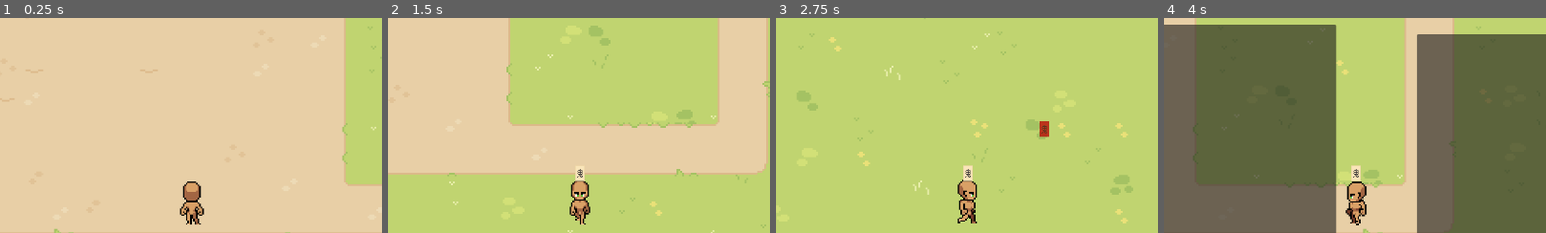
Above: before the commit, frames 1-4 (left to right).
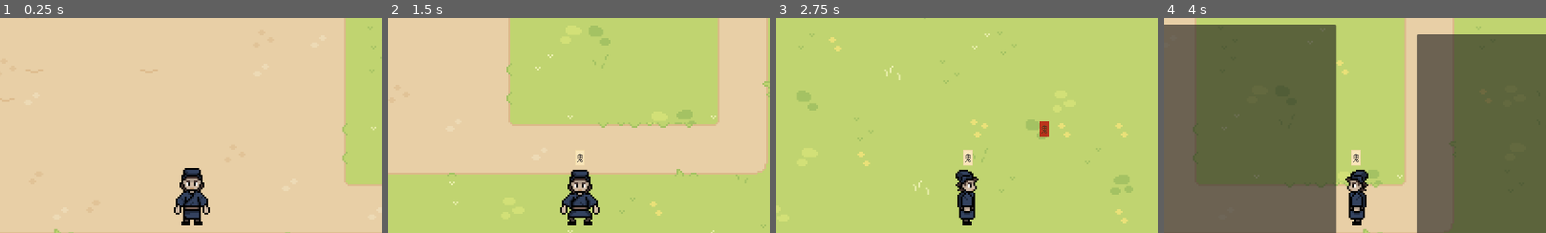
Above: after the commit, the same moments.

Repository: FennecKii/Pixel-Game-Jam-2025
Game: Godot game, scene res://Maps/Map 1/map_1.tscn
The game is run twice, just before and just after one commit, with the same random seed, the same clock (stepped at 60 frames per second) and the same inputs.
Inputs (mouse positions are % of the whole screen's width and height, from its top left):
- Up to frame 1 (0.25 s): no input
- Up to frame 2 (1.5 s): hold D (Right) 0.53-1.28 s; tap 1 (Equip Bell) at 0.6 s; move the mouse to (30, 55) at 1.27 s; hold S (Down) from 1.28 s (still down); tap 2 (Equip Ofuda) at 1.35 s
- Up to frame 3 (2.75 s): move the mouse to (60, 28) at 2.02 s; release S (Down) at 2.03 s; hold D (Right) from 2.03 s (still down); tap E (Interact) at 2.1 s
- Up to frame 4 (4 s): move the mouse to (45, 70) at 2.77 s; release D (Right) at 2.78 s; hold W (Up) 2.78-3.53 s; click (45, 70) at 2.85 s; move the mouse to (80, 65) at 3.52 s; hold A (Left) from 3.53 s (still down); tap J (toggle_journal) at 3.6 s
The pictures show only the part of the screen within x 25-75%, y 2-52%; the shares and areas given below are measured in that part.

The runs differ from the first frame. In frame 1, 1.6% of the frame differs, in the area x 45-55%, y 69-97%; in frame 2, 1.7%, in the area x 45-56%, y 63-97%; in frame 3, 1.4%; in frame 4, 1.3%.

Commit message:
player sprites and animations configured

Diff:
--- a/Player/player.tscn
+++ b/Player/player.tscn
@@ -1,146 +1,92 @@
-[gd_scene load_steps=68 format=3 uid="uid://dvs2smsibprdv"]
+[gd_scene load_steps=56 format=3 uid="uid://dvs2smsibprdv"]
 
 [ext_resource type="Texture2D" uid="uid://ps2c2oyuy552" path="res://Player/Animations/Idle/Idle_Down-Sheet.png" id="1_fhl08"]
 [ext_resource type="Script" uid="uid://cy6m8glbgkhs4" path="res://Player/player.gd" id="1_vtle1"]
 [ext_resource type="Texture2D" uid="uid://buw4e276j2far" path="res://Player/Animations/Idle/Idle_Side-Sheet.png" id="2_vtle1"]
 [ext_resource type="Texture2D" uid="uid://clogk5ps7e2if" path="res://Player/Animations/Idle/Idle_Up-Sheet.png" id="3_od3ui"]
-[ext_resource type="Texture2D" uid="uid://btieqhc4gnwr0" path="res://Player/Animations/Walk/Walk_Down-Sheet.png" id="4_00tjw"]
-[ext_resource type="Texture2D" uid="uid://cfpf1ay8dx1au" path="res://Player/Animations/Walk/Walk_Side-Sheet.png" id="5_x3vf3"]
-[ext_resource type="Texture2D" uid="uid://60lhd6s4rh1j" path="res://Player/Animations/Walk/Walk_Up-Sheet.png" id="6_apopc"]
+[ext_resource type="Texture2D" uid="uid://btieqhc4gnwr0" path="res://Player/Animations/Walk/Run_Down-Sheet.png" id="5_apopc"]
+[ext_resource type="Texture2D" uid="uid://cfpf1ay8dx1au" path="res://Player/Animations/Walk/Run_Side-Sheet.png" id="6_5htga"]
+[ext_resource type="Texture2D" uid="uid://60lhd6s4rh1j" path="res://Player/Animations/Walk/Run_Up-Sheet.png" id="7_p5o4e"]
 [ext_resource type="PackedScene" uid="uid://bs87s8ufsum54" path="res://Items/Bell/bell.tscn" id="8_00tjw"]
 [ext_resource type="PackedScene" uid="uid://bueua6lfoyef6" path="res://UI/HUD.tscn" id="8_od3ui"]
 [ext_resource type="PackedScene" uid="uid://c50xxvlfo42jg" path="res://Items/Ofuda/ofuda.tscn" id="9_x3vf3"]
 [ext_resource type="Texture2D" uid="uid://861cr3llkvgy" path="res://Items/Ofuda/Ofuda (PGJ 2025).png" id="10_apopc"]
 
-[sub_resource type="AtlasTexture" id="AtlasTexture_5htga"]
-atlas = ExtResource("1_fhl08")
-region = Rect2(0, 0, 64, 64)
-
-[sub_resource type="AtlasTexture" id="AtlasTexture_p5o4e"]
-atlas = ExtResource("1_fhl08")
-region = Rect2(64, 0, 64, 64)
-
 [sub_resource type="AtlasTexture" id="AtlasTexture_gu6f8"]
 atlas = ExtResource("1_fhl08")
-region = Rect2(128, 0, 64, 64)
+region = Rect2(0, 0, 32, 32)
 
 [sub_resource type="AtlasTexture" id="AtlasTexture_dkpta"]
 atlas = ExtResource("1_fhl08")
-region = Rect2(192, 0, 64, 64)
+region = Rect2(32, 0, 32, 32)
 
 [sub_resource type="AtlasTexture" id="AtlasTexture_lfmf2"]
 atlas = ExtResource("2_vtle1")
-region = Rect2(0, 0, 64, 64)
+region = Rect2(0, 0, 32, 32)
 
 [sub_resource type="AtlasTexture" id="AtlasTexture_pisgm"]
 atlas = ExtResource("2_vtle1")
-region = Rect2(64, 0, 64, 64)
+region = Rect2(32, 0, 32, 32)
 
 [sub_resource type="AtlasTexture" id="AtlasTexture_b1ygp"]
-atlas = ExtResource("2_vtle1")
-region = Rect2(128, 0, 64, 64)
+atlas = ExtResource("3_od3ui")
+region = Rect2(0, 0, 32, 32)
 
 [sub_resource type="AtlasTexture" id="AtlasTexture_o28un"]
-atlas = ExtResource("2_vtle1")
-region = Rect2(192, 0, 64, 64)
+atlas = ExtResource("3_od3ui")
+region = Rect2(32, 0, 32, 32)
 
 [sub_resource type="AtlasTexture" id="AtlasTexture_n471f"]
-atlas = ExtResource("3_od3ui")
-region = Rect2(0, 0, 64, 64)
+atlas = ExtResource("5_apopc")
+region = Rect2(0, 0, 32, 32)
 
 [sub_resource type="AtlasTexture" id="AtlasTexture_7emwf"]
-atlas = ExtResource("3_od3ui")
-region = Rect2(64, 0, 64, 64)
+atlas = ExtResource("5_apopc")
+region = Rect2(32, 0, 32, 32)
 
 [sub_resource type="AtlasTexture" id="AtlasTexture_hshwv"]
-atlas = ExtResource("3_od3ui")
-region = Rect2(128, 0, 64, 64)
+atlas = ExtResource("5_apopc")
+region = Rect2(64, 0, 32, 32)
 
 [sub_resource type="AtlasTexture" id="AtlasTexture_gpjlu"]
-atlas = ExtResource("3_od3ui")
-region = Rect2(192, 0, 64, 64)
+atlas = ExtResource("5_apopc")
+region = Rect2(96, 0, 32, 32)
+
+[sub_resource type="AtlasTexture" id="AtlasTexture_sm0op"]
+atlas = ExtResource("6_5htga")
+region = Rect2(0, 0, 32, 32)
 
 [sub_resource type="AtlasTexture" id="AtlasTexture_8mwp6"]
-atlas = ExtResource("4_00tjw")
-region = Rect2(0, 0, 64, 64)
+atlas = ExtResource("6_5htga")
+region = Rect2(32, 0, 32, 32)
 
 [sub_resource type="AtlasTexture" id="AtlasTexture_qemgg"]
-atlas = ExtResource("4_00tjw")
-region = Rect2(64, 0, 64, 64)
+atlas = ExtResource("6_5htga")
+region = Rect2(64, 0, 32, 32)
 
 [sub_resource type="AtlasTexture" id="AtlasTexture_8viyr"]
-atlas = ExtResource("4_00tjw")
-region = Rect2(128, 0, 64, 64)
-
-[sub_resource type="AtlasTexture" id="AtlasTexture_sm0op"]
-atlas = ExtResource("4_00tjw")
-region = Rect2(192, 0, 64, 64)
+atlas = ExtResource("6_5htga")
+region = Rect2(96, 0, 32, 32)
+
+[sub_resource type="AtlasTexture" id="AtlasTexture_bbimk"]
+atlas = ExtResource("7_p5o4e")
+region = Rect2(0, 0, 32, 32)
 
 [sub_resource type="AtlasTexture" id="AtlasTexture_76lrf"]
-atlas = ExtResource("4_00tjw")
-region = Rect2(256, 0, 64, 64)
+atlas = ExtResource("7_p5o4e")
+region = Rect2(32, 0, 32, 32)
 
 [sub_resource type="AtlasTexture" id="AtlasTexture_efx54"]
-atlas = ExtResource("4_00tjw")
-region = Rect2(320, 0, 64, 64)
+atlas = ExtResource("7_p5o4e")
+region = Rect2(64, 0, 32, 32)
 
 [sub_resource type="AtlasTexture" id="AtlasTexture_755ss"]
-atlas = ExtResource("5_x3vf3")
-region = Rect2(0, 0, 64, 64)
-
-[sub_resource type="AtlasTexture" id="AtlasTexture_bbimk"]
-atlas = ExtResource("5_x3vf3")
-region = Rect2(64, 0, 64, 64)
-
-[sub_resource type="AtlasTexture" id="AtlasTexture_m0h3t"]
-atlas = ExtResource("5_x3vf3")
-region = Rect2(128, 0, 64, 64)
-
-[sub_resource type="AtlasTexture" id="AtlasTexture_i4o1l"]
-atlas = ExtResource("5_x3vf3")
-region = Rect2(192, 0, 64, 64)
-
-[sub_resource type="AtlasTexture" id="AtlasTexture_j2n6q"]
-atlas = ExtResource("5_x3vf3")
-region = Rect2(256, 0, 64, 64)
-
-[sub_resource type="AtlasTexture" id="AtlasTexture_c6x0f"]
-atlas = ExtResource("5_x3vf3")
-region = Rect2(320, 0, 64, 64)
-
-[sub_resource type="AtlasTexture" id="AtlasTexture_jp1hh"]
-atlas = ExtResource("6_apopc")
-region = Rect2(0, 0, 64, 64)
-
-[sub_resource type="AtlasTexture" id="AtlasTexture_qs4pp"]
-atlas = ExtResource("6_apopc")
-region = Rect2(64, 0, 64, 64)
-
-[sub_resource type="AtlasTexture" id="AtlasTexture_iyprq"]
-atlas = ExtResource("6_apopc")
-region = Rect2(128, 0, 64, 64)
-
-[sub_resource type="AtlasTexture" id="AtlasTexture_f4lon"]
-atlas = ExtResource("6_apopc")
-region = Rect2(192, 0, 64, 64)
-
-[sub_resource type="AtlasTexture" id="AtlasTexture_8ynux"]
-atlas = ExtResource("6_apopc")
-region = Rect2(256, 0, 64, 64)
-
-[sub_resource type="AtlasTexture" id="AtlasTexture_d30e8"]
-atlas = ExtResource("6_apopc")
-region = Rect2(320, 0, 64, 64)
+atlas = ExtResource("7_p5o4e")
+region = Rect2(96, 0, 32, 32)
 
 [sub_resource type="SpriteFrames" id="SpriteFrames_6pogt"]
 animations = [{
 "frames": [{
-"duration": 1.0,
-"texture": SubResource("AtlasTexture_5htga")
-}, {
-"duration": 1.0,
-"texture": SubResource("AtlasTexture_p5o4e")
-}, {
 "duration": 1.0,
 "texture": SubResource("AtlasTexture_gu6f8")
 }, {
@@ -157,12 +103,6 @@
 }, {
 "duration": 1.0,
 "texture": SubResource("AtlasTexture_pisgm")
-}, {
-"duration": 1.0,
-"texture": SubResource("AtlasTexture_b1ygp")
-}, {
-"duration": 1.0,
-"texture": SubResource("AtlasTexture_o28un")
 }],
 "loop": true,
 "name": &"idle_side",
@@ -170,16 +110,10 @@
 }, {
 "frames": [{
 "duration": 1.0,
-"texture": SubResource("AtlasTexture_n471f")
-}, {
-"duration": 1.0,
-"texture": SubResource("AtlasTexture_7emwf")
-}, {
-"duration": 1.0,
-"texture": SubResource("AtlasTexture_hshwv")
-}, {
-"duration": 1.0,
-"texture": SubResource("AtlasTexture_gpjlu")
+"texture": SubResource("AtlasTexture_b1ygp")
+}, {
+"duration": 1.0,
+"texture": SubResource("AtlasTexture_o28un")
 }],
 "loop": true,
 "name": &"idle_up",
@@ -187,71 +121,53 @@
 }, {
 "frames": [{
 "duration": 1.0,
-"texture": SubResource("AtlasTexture_8mwp6")
-}, {
-"duration": 1.0,
-"texture": SubResource("AtlasTexture_qemgg")
-}, {
-"duration": 1.0,
-"texture": SubResource("AtlasTexture_8viyr")
-}, {
-"duration": 1.0,
-"texture": SubResource("AtlasTexture_sm0op")
-}, {
-"duration": 1.0,
-"texture": SubResource("AtlasTexture_76lrf")
-}, {
-"duration": 1.0,
-"texture": SubResource("AtlasTexture_efx54")
+"texture": SubResource("AtlasTexture_n471f")
+}, {
+"duration": 1.0,
+"texture": SubResource("AtlasTexture_7emwf")
+}, {
+"duration": 1.0,
+"texture": SubResource("AtlasTexture_hshwv")
+}, {
+"duration": 1.0,
+"texture": SubResource("AtlasTexture_gpjlu")
 }],
 "loop": true,
-"name": &"walk_down",
+"name": &"run_down",
 "speed": 5.0
 }, {
 "frames": [{
 "duration": 1.0,
-"texture": SubResource("AtlasTexture_755ss")
-}, {
-"duration": 1.0,
-"texture": SubResource("AtlasTexture_bbimk")
-}, {
-"duration": 1.0,
-"texture": SubResource("AtlasTexture_m0h3t")
-}, {
-"duration": 1.0,
-"texture": SubResource("AtlasTexture_i4o1l")
-}, {
-"duration": 1.0,
-"texture": SubResource("AtlasTexture_j2n6q")
-}, {
-"duration": 1.0,
-"texture": SubResource("AtlasTexture_c6x0f")
+"texture": SubResource("AtlasTexture_sm0op")
+}, {
+"duration": 1.0,
+"texture": SubResource("AtlasTexture_8mwp6")
+}, {
+"duration": 1.0,
+"texture": SubResource("AtlasTexture_qemgg")
+}, {
+"duration": 1.0,
+"texture": SubResource("AtlasTexture_8viyr")
 }],
 "loop": true,
-"name": &"walk_side",
+"name": &"run_side",
 "speed": 5.0
 }, {
 "frames": [{
 "duration": 1.0,
-"texture": SubResource("AtlasTexture_jp1hh")
-}, {
-"duration": 1.0,
-"texture": SubResource("AtlasTexture_qs4pp")
-}, {
-"duration": 1.0,
-"texture": SubResource("AtlasTexture_iyprq")
-}, {
-"duration": 1.0,
-"texture": SubResource("AtlasTexture_f4lon")
-}, {
-"duration": 1.0,
-"texture": SubResource("AtlasTexture_8ynux")
-}, {
-"duration": 1.0,
-"texture": SubResource("AtlasTexture_d30e8")
+"texture": SubResource("AtlasTexture_bbimk")
+}, {
+"duration": 1.0,
+"texture": SubResource("AtlasTexture_76lrf")
+}, {
+"duration": 1.0,
+"texture": SubResource("AtlasTexture_efx54")
+}, {
+"duration": 1.0,
+"texture": SubResource("AtlasTexture_755ss")
 }],
 "loop": true,
-"name": &"walk_up",
+"name": &"run_up",
 "speed": 5.0
 }]
 
@@ -287,9 +203,9 @@
 
 [sub_resource type="Animation" id="Animation_vtle1"]
 resource_name = "idle_down"
-length = 0.80002
+length = 0.500025
 loop_mode = 1
-step = 0.2
+step = 0.25
 tracks/0/type = "value"
 tracks/0/imported = false
 tracks/0/enabled = true
@@ -309,17 +225,17 @@
 tracks/1/interp = 1
 tracks/1/loop_wrap = true
 tracks/1/keys = {
-"times": PackedFloat32Array(0, 0.2, 0.4, 0.6),
-"transitions": PackedFloat32Array(1, 1, 1, 1),
-"update": 1,
-"values": [0, 1, 2, 3]
+"times": PackedFloat32Array(0, 0.25),
+"transitions": PackedFloat32Array(1, 1),
+"update": 1,
+"values": [0, 1]
 }
 
 [sub_resource type="Animation" id="Animation_x3vf3"]
 resource_name = "idle_side"
-length = 0.80002
+length = 0.500025
 loop_mode = 1
-step = 0.2
+step = 0.25
 tracks/0/type = "value"
 tracks/0/imported = false
 tracks/0/enabled = true
@@ -339,16 +255,17 @@
 tracks/1/interp = 1
 tracks/1/loop_wrap = true
 tracks/1/keys = {
-"times": PackedFloat32Array(0, 0.2, 0.4, 0.6),
-"transitions": PackedFloat32Array(1, 1, 1, 1),
-"update": 1,
-"values": [0, 1, 2, 3]
+"times": PackedFloat32Array(0, 0.25),
+"transitions": PackedFloat32Array(1, 1),
+"update": 1,
+"values": [0, 1]
 }
 
 [sub_resource type="Animation" id="Animation_00tjw"]
 resource_name = "idle_up"
+length = 0.500025
 loop_mode = 1
-step = 0.2
+step = 0.25
 tracks/0/type = "value"
 tracks/0/imported = false
 tracks/0/enabled = true
@@ -368,100 +285,100 @@
 tracks/1/interp = 1
 tracks/1/loop_wrap = true
 tracks/1/keys = {
-"times": PackedFloat32Array(0, 0.2, 0.4, 0.6),
+"times": PackedFloat32Array(0, 0.25),
+"transitions": PackedFloat32Array(1, 1),
+"update": 1,
+"values": [0, 1]
+}
+
+[sub_resource type="Animation" id="Animation_apopc"]
+resource_name = "run_down"
+length = 0.500013
+loop_mode = 1
+step = 0.125
+tracks/0/type = "value"
+tracks/0/imported = false
+tracks/0/enabled = true
+tracks/0/path = NodePath("AnimatedSprite2D:animation")
+tracks/0/interp = 1
+tracks/0/loop_wrap = true
+tracks/0/keys = {
+"times": PackedFloat32Array(0),
+"transitions": PackedFloat32Array(1),
+"update": 1,
+"values": [&"run_down"]
+}
+tracks/1/type = "value"
+tracks/1/imported = false
+tracks/1/enabled = true
+tracks/1/path = NodePath("AnimatedSprite2D:frame")
+tracks/1/interp = 1
+tracks/1/loop_wrap = true
+tracks/1/keys = {
+"times": PackedFloat32Array(0, 0.125, 0.25, 0.375),
 "transitions": PackedFloat32Array(1, 1, 1, 1),
 "update": 1,
 "values": [0, 1, 2, 3]
 }
 
-[sub_resource type="Animation" id="Animation_apopc"]
-resource_name = "walk_down"
-length = 0.60001
+[sub_resource type="Animation" id="Animation_5htga"]
+resource_name = "run_side"
+length = 0.500013
 loop_mode = 1
-step = 0.1
-tracks/0/type = "value"
-tracks/0/imported = false
-tracks/0/enabled = true
-tracks/0/path = NodePath("AnimatedSprite2D:animation")
-tracks/0/interp = 1
-tracks/0/loop_wrap = true
-tracks/0/keys = {
-"times": PackedFloat32Array(0),
-"transitions": PackedFloat32Array(1),
-"update": 1,
-"values": [&"walk_down"]
-}
-tracks/1/type = "value"
-tracks/1/imported = false
-tracks/1/enabled = true
-tracks/1/path = NodePath("AnimatedSprite2D:frame")
-tracks/1/interp = 1
-tracks/1/loop_wrap = true
-tracks/1/keys = {
-"times": PackedFloat32Array(0, 0.1, 0.2, 0.3, 0.4, 0.5),
-"transitions": PackedFloat32Array(1, 1, 1, 1, 1, 1),
-"update": 1,
-"values": [0, 1, 2, 3, 4, 5]
-}
-
-[sub_resource type="Animation" id="Animation_5htga"]
-resource_name = "walk_side"
-length = 0.60001
+step = 0.125
+tracks/0/type = "value"
+tracks/0/imported = false
+tracks/0/enabled = true
+tracks/0/path = NodePath("AnimatedSprite2D:animation")
+tracks/0/interp = 1
+tracks/0/loop_wrap = true
+tracks/0/keys = {
+"times": PackedFloat32Array(0),
+"transitions": PackedFloat32Array(1),
+"update": 1,
+"values": [&"run_side"]
+}
+tracks/1/type = "value"
+tracks/1/imported = false
+tracks/1/enabled = true
+tracks/1/path = NodePath("AnimatedSprite2D:frame")
+tracks/1/interp = 1
+tracks/1/loop_wrap = true
+tracks/1/keys = {
+"times": PackedFloat32Array(0, 0.125, 0.25, 0.375),
+"transitions": PackedFloat32Array(1, 1, 1, 1),
+"update": 1,
+"values": [0, 1, 2, 3]
+}
+
+[sub_resource type="Animation" id="Animation_p5o4e"]
+resource_name = "run_up"
+length = 0.500013
 loop_mode = 1
-step = 0.1
-tracks/0/type = "value"
-tracks/0/imported = false
-tracks/0/enabled = true
-tracks/0/path = NodePath("AnimatedSprite2D:animation")
-tracks/0/interp = 1
-tracks/0/loop_wrap = true
-tracks/0/keys = {
-"times": PackedFloat32Array(0),
-"transitions": PackedFloat32Array(1),
-"update": 1,
-"values": [&"walk_side"]
-}
-tracks/1/type = "value"
-tracks/1/imported = false
-tracks/1/enabled = true
-tracks/1/path = NodePath("AnimatedSprite2D:frame")
-tracks/1/interp = 1
-tracks/1/loop_wrap = true
-tracks/1/keys = {
-"times": PackedFloat32Array(0, 0.1, 0.2, 0.3, 0.4, 0.5),
-"transitions": PackedFloat32Array(1, 1, 1, 1, 1, 1),
-"update": 1,
-"values": [0, 1, 2, 3, 4, 5]
-}
-
-[sub_resource type="Animation" id="Animation_p5o4e"]
-resource_name = "walk_up"
-length = 0.60001
-loop_mode = 1
-step = 0.1
-tracks/0/type = "value"
-tracks/0/imported = false
-tracks/0/enabled = true
-tracks/0/path = NodePath("AnimatedSprite2D:animation")
-tracks/0/interp = 1
-tracks/0/loop_wrap = true
-tracks/0/keys = {
-"times": PackedFloat32Array(0),
-"transitions": PackedFloat32Array(1),
-"update": 1,
-"values": [&"walk_up"]
-}
-tracks/1/type = "value"
-tracks/1/imported = false
-tracks/1/enabled = true
-tracks/1/path = NodePath("AnimatedSprite2D:frame")
-tracks/1/interp = 1
-tracks/1/loop_wrap = true
-tracks/1/keys = {
-"times": PackedFloat32Array(0, 0.1, 0.2, 0.3, 0.4, 0.5),
-"transitions": PackedFloat32Array(1, 1, 1, 1, 1, 1),
-"update": 1,
-"values": [0, 1, 2, 3, 4, 5]
+step = 0.125
+tracks/0/type = "value"
+tracks/0/imported = false
+tracks/0/enabled = true
+tracks/0/path = NodePath("AnimatedSprite2D:animation")
+tracks/0/interp = 1
+tracks/0/loop_wrap = true
+tracks/0/keys = {
+"times": PackedFloat32Array(0),
+"transitions": PackedFloat32Array(1),
+"update": 1,
+"values": [&"run_up"]
+}
+tracks/1/type = "value"
+tracks/1/imported = false
+tracks/1/enabled = true
+tracks/1/path = NodePath("AnimatedSprite2D:frame")
+tracks/1/interp = 1
+tracks/1/loop_wrap = true
+tracks/1/keys = {
+"times": PackedFloat32Array(0, 0.125, 0.25, 0.375),
+"transitions": PackedFloat32Array(1, 1, 1, 1),
+"update": 1,
+"values": [0, 1, 2, 3]
 }
 
 [sub_resource type="AnimationLibrary" id="AnimationLibrary_00tjw"]
@@ -470,13 +387,10 @@
 &"idle_down": SubResource("Animation_vtle1"),
 &"idle_side": SubResource("Animation_x3vf3"),
 &"idle_up": SubResource("Animation_00tjw"),
-&"walk_down": SubResource("Animation_apopc"),
-&"walk_side": SubResource("Animation_5htga"),
-&"walk_up": SubResource("Animation_p5o4e")
-}
-
-[sub_resource type="AnimationNodeAnimation" id="AnimationNodeAnimation_vtle1"]
-animation = &"idle_up"
+&"run_down": SubResource("Animation_apopc"),
+&"run_side": SubResource("Animation_5htga"),
+&"run_up": SubResource("Animation_p5o4e")
+}
 
 [sub_resource type="AnimationNodeAnimation" id="AnimationNodeAnimation_od3ui"]
 animation = &"idle_side"
@@ -484,33 +398,36 @@
 [sub_resource type="AnimationNodeAnimation" id="AnimationNodeAnimation_00tjw"]
 animation = &"idle_side"
 
-[sub_resource type="AnimationNodeAnimation" id="AnimationNodeAnimation_x3vf3"]
+[sub_resource type="AnimationNodeAnimation" id="AnimationNodeAnimation_dkpta"]
 animation = &"idle_down"
 
+[sub_resource type="AnimationNodeAnimation" id="AnimationNodeAnimation_lfmf2"]
+animation = &"idle_up"
+
 [sub_resource type="AnimationNodeBlendSpace2D" id="AnimationNodeBlendSpace2D_apopc"]
-blend_point_0/node = SubResource("AnimationNodeAnimation_vtle1")
-blend_point_0/pos = Vector2(0, -1)
-blend_point_1/node = SubResource("AnimationNodeAnimation_od3ui")
-blend_point_1/pos = Vector2(-1.1, 0)
-blend_point_2/node = SubResource("AnimationNodeAnimation_00tjw")
-blend_point_2/pos = Vector2(1.1, 0)
-blend_point_3/node = SubResource("AnimationNodeAnimation_x3vf3")
-blend_point_3/pos = Vector2(0, 1)
+blend_point_0/node = SubResource("AnimationNodeAnimation_od3ui")
+blend_point_0/pos = Vector2(-1.1, 0)
+blend_point_1/node = SubResource("AnimationNodeAnimation_00tjw")
+blend_point_1/pos = Vector2(1.1, 0)
+blend_point_2/node = SubResource("AnimationNodeAnimation_dkpta")
+blend_point_2/pos = Vector2(0, 1)
+blend_point_3/node = SubResource("AnimationNodeAnimation_lfmf2")
+blend_point_3/pos = Vector2(0, -1)
 min_space = Vector2(-1.1, -1)
 max_space = Vector2(1.1, 1)
 blend_mode = 1
 
 [sub_resource type="AnimationNodeAnimation" id="AnimationNodeAnimation_apopc"]
-animation = &"walk_up"
+animation = &"run_up"
 
 [sub_resource type="AnimationNodeAnimation" id="AnimationNodeAnimation_5htga"]
-animation = &"walk_side"
+animation = &"run_side"
 
 [sub_resource type="AnimationNodeAnimation" id="AnimationNodeAnimation_p5o4e"]
-animation = &"walk_side"
+animation = &"run_side"
 
 [sub_resource type="AnimationNodeAnimation" id="AnimationNodeAnimation_gu6f8"]
-animation = &"walk_down"
+animation = &"run_down"
 
 [sub_resource type="AnimationNodeBlendSpace2D" id="AnimationNodeBlendSpace2D_5htga"]
 blend_point_0/node = SubResource("AnimationNodeAnimation_apopc")
@@ -543,6 +460,7 @@
 states/Walk/node = SubResource("AnimationNodeBlendSpace2D_5htga")
 states/Walk/position = Vector2(703.4, 94.0989)
 transitions = ["Start", "Idle", SubResource("AnimationNodeStateMachineTransition_p5o4e"), "Idle", "Walk", SubResource("AnimationNodeStateMachineTransition_gu6f8"), "Walk", "Idle", SubResource("AnimationNodeStateMachineTransition_dkpta")]
+graph_offset = Vector2(-112, -125)
 
 [sub_resource type="CircleShape2D" id="CircleShape2D_od3ui"]
 radius = 534.023
@@ -556,7 +474,7 @@
 script = ExtResource("1_vtle1")
 
 [node name="AnimatedSprite2D" type="AnimatedSprite2D" parent="."]
-scale = Vector2(2.5, 2.5)
+scale = Vector2(3, 3)
 sprite_frames = SubResource("SpriteFrames_6pogt")
 animation = &"idle_down"
 autoplay = "idle_down"
@@ -565,7 +483,7 @@
 
 [node name="CollisionShape2D" type="CollisionShape2D" parent="."]
 position = Vector2(0, -8)
-scale = Vector2(2.5, 2.5)
+scale = Vector2(3, 3)
 shape = SubResource("CircleShape2D_vtle1")
 metadata/_edit_group_ = true
 
@@ -579,12 +497,12 @@
 tree_root = SubResource("AnimationNodeStateMachine_lfmf2")
 advance_expression_base_node = NodePath("..")
 anim_player = NodePath("../AnimationPlayer")
-parameters/Idle/blend_position = Vector2(0, 0)
-parameters/Walk/blend_position = Vector2(0, 0)
+parameters/Idle/blend_position = Vector2(0, 1)
+parameters/Walk/blend_position = Vector2(0.00320601, 0.985879)
 
 [node name="Items" type="Node2D" parent="."]
 z_index = 1
-position = Vector2(0, -84)
+position = Vector2(0, -110)
 
 [node name="Bell" parent="Items" instance=ExtResource("8_00tjw")]
 unique_name_in_owner = true
Binary file changed: Player/Animations/Idle/Idle_Down-Sheet.png
Binary file changed: Player/Animations/Idle/Idle_Side-Sheet.png
Binary file changed: Player/Animations/Idle/Idle_Up-Sheet.png
Binary file added: Player/Animations/Walk/Run_Down-Sheet.png
Not shown, changed: Player/Animations/Walk/Run_Down-Sheet.png.import
Binary file added: Player/Animations/Walk/Run_Side-Sheet.png
Not shown, changed: Player/Animations/Walk/Run_Side-Sheet.png.import
Binary file added: Player/Animations/Walk/Run_Up-Sheet.png
Not shown, changed: Player/Animations/Walk/Run_Up-Sheet.png.import
Binary file removed: Player/Animations/Walk/Walk_Down-Sheet.png
Binary file removed: Player/Animations/Walk/Walk_Side-Sheet.png
Binary file removed: Player/Animations/Walk/Walk_Up-Sheet.png
